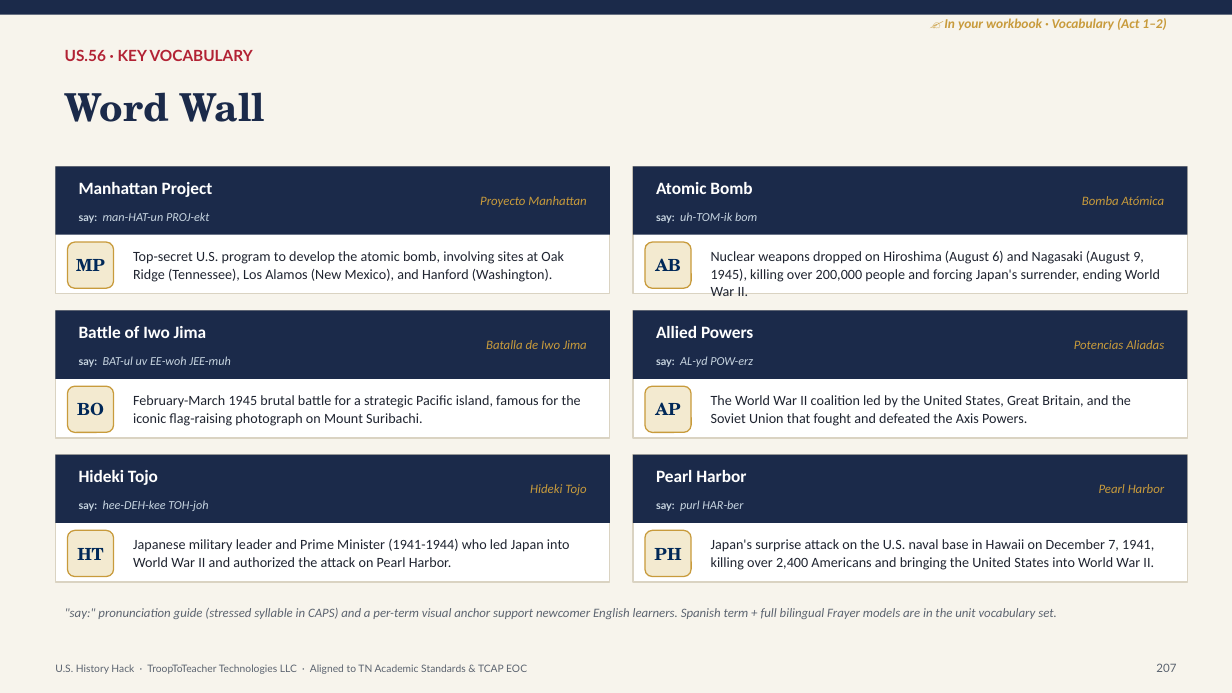
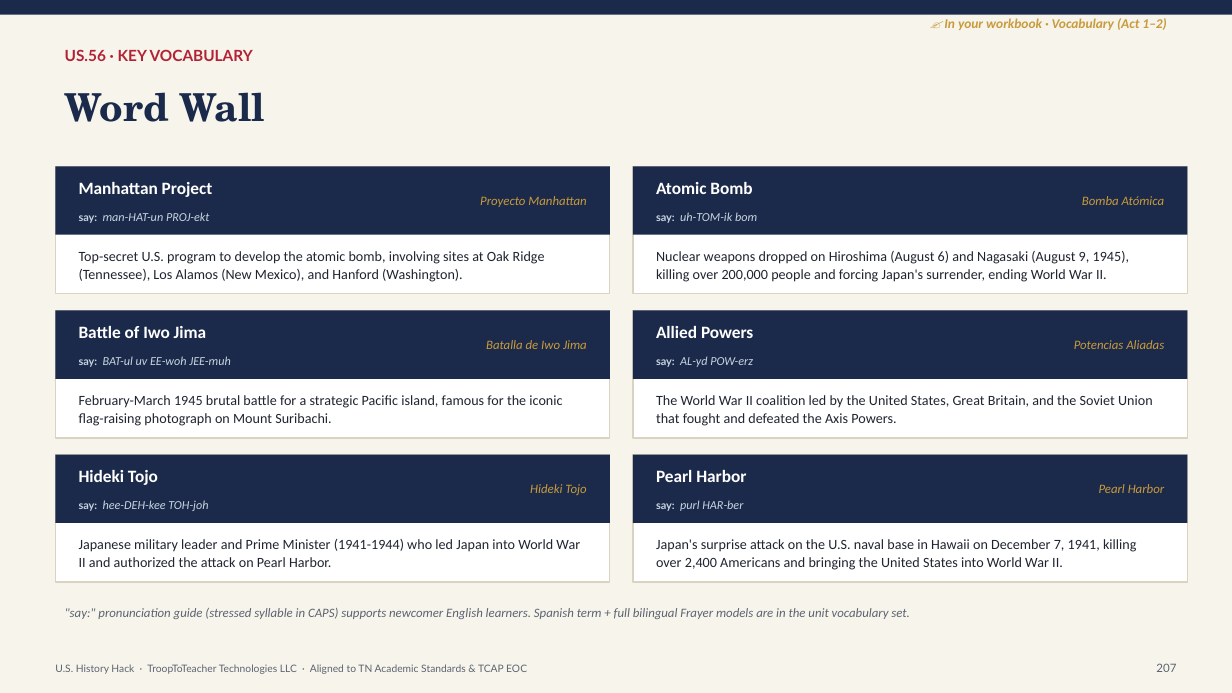
Before and after one commit to Trooptoteacher/trooptoteacher-history, a slide deck: slide 208 of 00_START_HERE/UNIT6_DECKS_BUILD/Unit6_Teacher_Deck_CourseStandard.pptx. Drawn at 1232x693 pixels with LibreOffice and Linux fonts; fonts in the diff are those of the drawing. Boxes give left, top, right and bottom in pixels: in the first picture for what was removed or moved away, otherwise in the second. Text is boxed around its words. In the diff, an @@ line names an element or a change of style, - is before the commit and + after.

```diff
--- a/00_START_HERE/UNIT6_DECKS_BUILD/Unit6_Teacher_Deck_CourseStandard.pptx
+++ b/00_START_HERE/UNIT6_DECKS_BUILD/Unit6_Teacher_Deck_CourseStandard.pptx
@@ rounded rectangle removed at (x1=67, y1=242, x2=114, y2=288) @@
@@ text "Top-secret U.S. program to develop ..." rewrapped from (x1=133, y1=251, x2=564, y2=282) to (x1=79, y1=251, x2=545, y2=282) @@
@@ text removed at (x1=76, y1=259, x2=105, y2=271) @@
-MP
@@ rounded rectangle removed at (x1=645, y1=242, x2=691, y2=288) @@
@@ text "Nuclear weapons dropped on Hiroshima ..." rewrapped from (x1=711, y1=251, x2=1160, y2=282) to (x1=656, y1=251, x2=1129, y2=282) @@
@@ text removed at (x1=655, y1=258, x2=681, y2=271) @@
-AB
@@ rounded rectangle removed at (x1=67, y1=386, x2=114, y2=433) @@
@@ text "February-March 1945 brutal battle for ..." rewrapped from (x1=133, y1=395, x2=581, y2=426) to (x1=79, y1=395, x2=562, y2=426) @@
@@ rounded rectangle removed at (x1=645, y1=386, x2=691, y2=433) @@
@@ text "The World War II coalition ..." rewrapped from (x1=711, y1=395, x2=1131, y2=426) to (x1=656, y1=395, x2=1153, y2=426) @@
@@ text removed at (x1=77, y1=402, x2=104, y2=416) @@
-BO
@@ text removed at (x1=655, y1=402, x2=680, y2=415) @@
-AP
@@ rounded rectangle removed at (x1=67, y1=531, x2=114, y2=577) @@
@@ text "Japanese military leader and Prime ..." rewrapped from (x1=133, y1=539, x2=570, y2=567) to (x1=79, y1=539, x2=580, y2=567) @@
@@ rounded rectangle removed at (x1=645, y1=531, x2=691, y2=577) @@
@@ text "Japan's surprise attack on the ..." rewrapped from (x1=711, y1=539, x2=1154, y2=570) to (x1=656, y1=539, x2=1136, y2=570) @@
@@ text removed at (x1=77, y1=548, x2=104, y2=560) @@
-HT
@@ text removed at (x1=654, y1=548, x2=681, y2=560) @@
-PH
@@ text at (x1=65, y1=608, x2=910, y2=619): text changed @@
-"say:" pronunciation guide (stressed syllable in CAPS) and a per-term visual anchor support newcomer English learners. Spanish term + full bilingual Frayer models are in the unit vocabulary set.
+"say:" pronunciation guide (stressed syllable in CAPS) supports newcomer English learners. Spanish term + full bilingual Frayer models are in the unit vocabulary set.
```
Also in this commit, not shown: 13 other slides changed, 1 other file.
